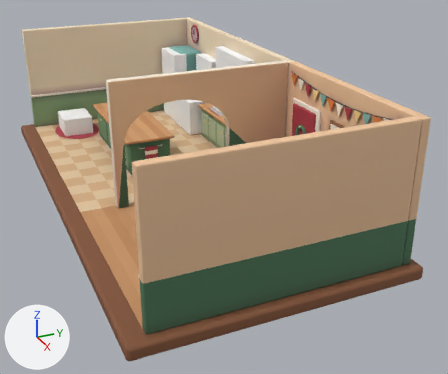
Before and after pictures for a commit that changed the glTF model gobble-kitchen/src/assets/models/kitchen.glb.
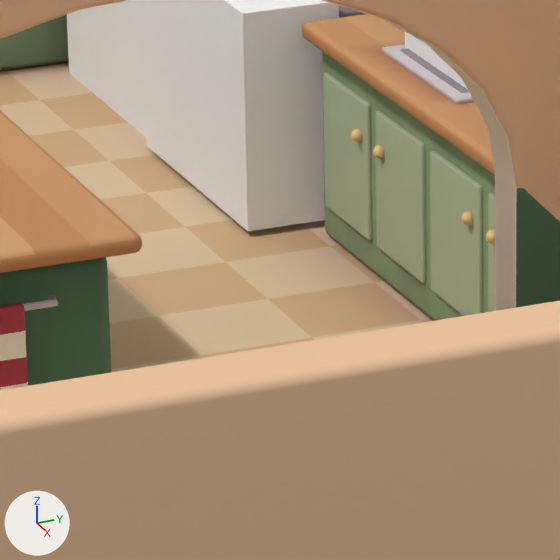
Each version is shown whole from a camera (50 mm lens) standing at (13.83, -4.62, 6.42) and looking at (1.07, 1.12, 0.04), then close up on the part from 34% to 53% of the width and 27% to 49% of the height. The axes (+X, +Y, +Z) are drawn at lower left. The lights are the same throughout. The last two pictures show the newer version. Where no turn or scale is listed for an object, it has been applied to the vertices. Vertices at exactly the same position are counted once.

The first close-up shows 'furniture__geo', 'hit_faucet__geo', 'hit_fridge__geo', 'hit_oven__geo', 'room__geo'.
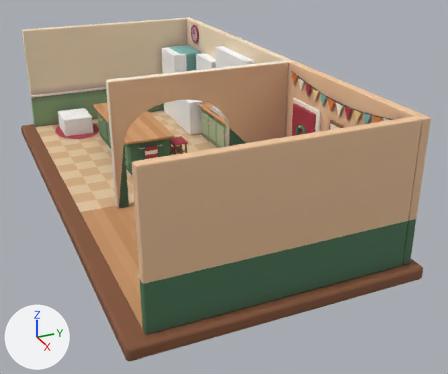
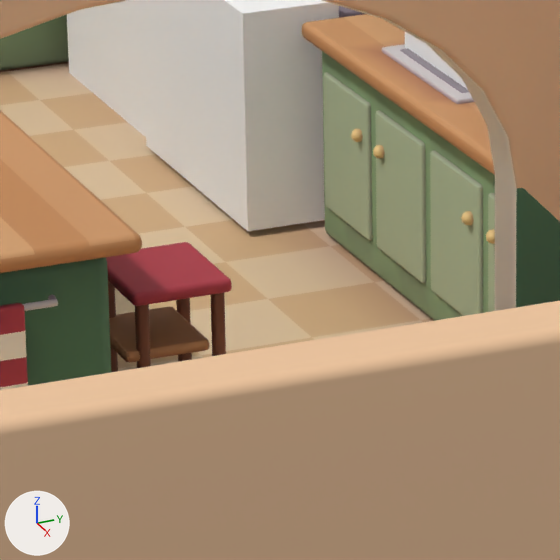
The edits, one by one:
me_furniture is used by ob_furniture__geo; location (-0.062, 0.47, 1.46).
me_furniture had 19401 vertices, 38040 faces and spanned x -5.51..5.51, y -2.38..2.38, z -1.46..1.46.
me_furniture now has 19897 vertices, 39008 faces and spans x -5.51..5.51, y -2.38..2.38, z -1.46..1.46.
me_furniture part 1: the loose piece of 96 vertices spanning x 1.32..1.38, y -0.05..0.01, z -1.46..-1.04 is copied, and the copy is turned -90 degrees about the z axis through its middle and scaled by 1.19, then moved by (-2.79, 0.19, 0.04); it spans x -1.46..-1.41, y 0.14..0.2, z -1.46..-0.96.
me_furniture part 2: the loose piece of 96 vertices spanning x -3.94..-2.94, y 1.6..1.63, z -1.29..-0.69 is copied, and the copy is scaled about its middle by (0.034, 1.71, 0.821), then moved by (2.0, -1.12, -0.22); it spans x -1.46..-1.41, y 0.46..0.51, z -1.46..-0.96.
me_furniture part 3: the loose piece of 96 vertices spanning x 1.32..1.38, y -0.05..0.01, z -1.46..-1.04 is copied, and the copy is turned -90 degrees about the z axis through its middle and scaled by 1.19, then moved by (-2.39, 0.19, 0.04); it spans x -1.06..-1.01, y 0.14..0.2, z -1.46..-0.96.
me_furniture part 4: the loose piece of 96 vertices spanning x 2.13..2.19, y 0.58..0.64, z -1.46..-1.04 is copied, and the copy is scaled about its middle by (0.784, 0.781, 1.2), then moved by (-3.2, -0.12, 0.04); it spans x -1.06..-1.01, y 0.46..0.51, z -1.46..-0.96.
me_furniture part 5: a new loose piece of 56 vertices spanning x -1.49..-0.99, y 0.12..0.54, z -0.99..-0.93, in mat_vc.
me_furniture part 6: a new loose piece of 56 vertices spanning x -1.46..-1.02, y 0.09..0.45, z -1.23..-1.19, in mat_vc.

Changed parts and their boxes [x1, y1, x2, y2] in the close-ups (560 x 560 px):
part 1 of me_furniture, added: after [108, 281, 118, 372]
part 2 of me_furniture, added: after [176, 298, 192, 362]
part 3 of me_furniture, added (brown): after [135, 304, 151, 368]
part 4 of me_furniture, added (brown): after [210, 293, 226, 356]
part 5 of me_furniture, added (red): after [106, 242, 232, 306]
part 6 of me_furniture, added (brown): after [109, 306, 209, 363]
